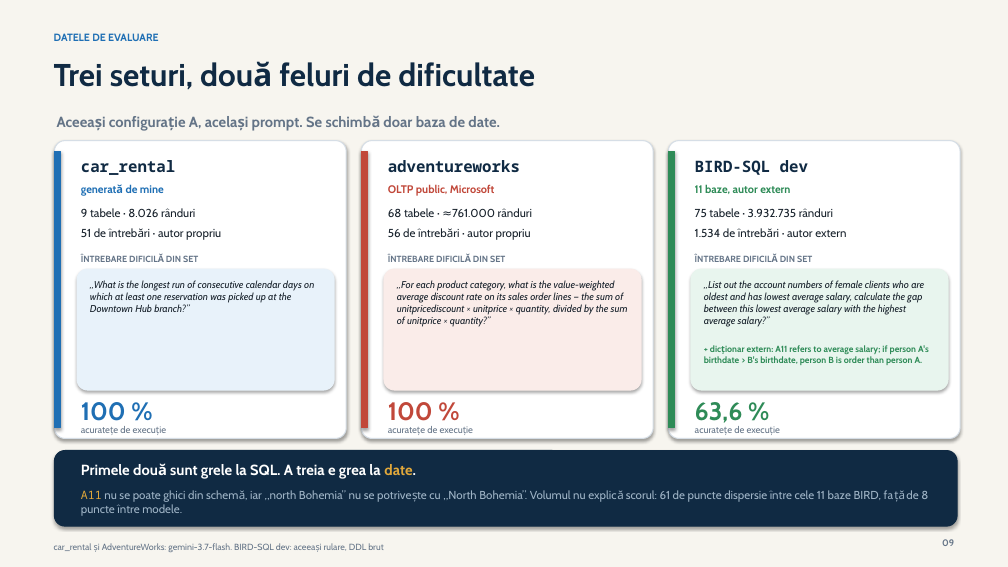
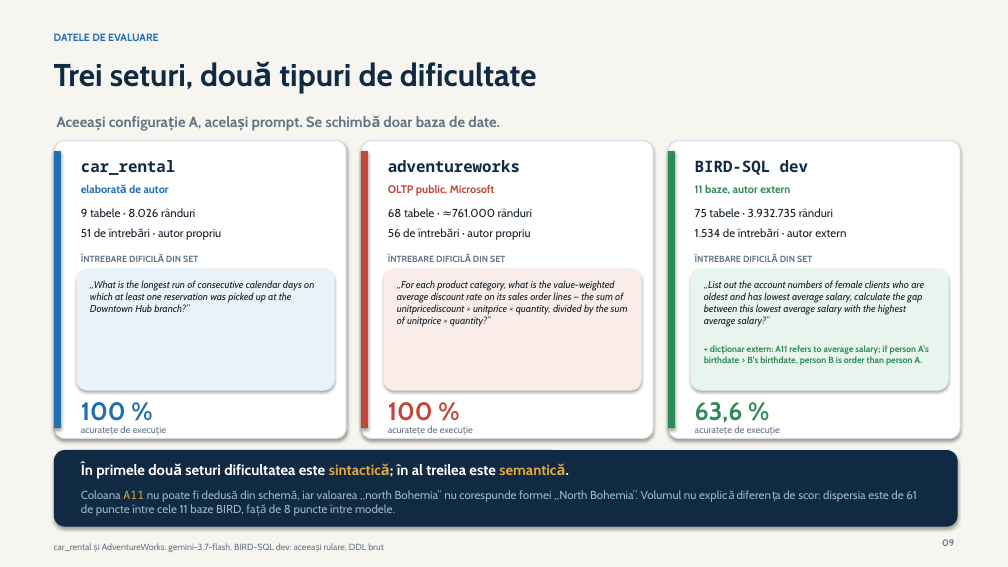
Before and after one commit to AlexandruDodita/Natural-Language-to-SQL, a slide deck: slide 9 of docs/presentation/Sistem_text_to_SQL_Dodita_Alexandru.pptx. Drawn at 1008x567 pixels with LibreOffice and Linux fonts; fonts in the diff are those of the drawing. Boxes give left, top, right and bottom in pixels: in the first picture for what was removed or moved away, otherwise in the second. Text is boxed around its words. In the diff, an @@ line names an element or a change of style, - is before the commit and + after.

```diff
--- a/docs/presentation/Sistem_text_to_SQL_Dodita_Alexandru.pptx
+++ b/docs/presentation/Sistem_text_to_SQL_Dodita_Alexandru.pptx
@@ text at [54, 62, 537, 93]: text changed @@
-Trei seturi, două feluri de dificultate
+Trei seturi, două tipuri de dificultate
@@ text at [129, 185, 169, 193]: text changed @@
-generată de mine
+elaborată de autor
@@ text at [81, 462, 569, 479]: text changed @@
-Primele două sunt grele la SQL. A treia e grea la date.
+În primele două seturi dificultatea este sintactică; în al treilea este semantică.
@@ text at [81, 490, 917, 516]: text changed @@
-A11 nu se poate ghici din schemă, iar „north Bohemia” nu se potrivește cu „North Bohemia”. Volumul nu explică scorul: 61 de puncte dispersie între cele 11 baze BIRD, față de 8 puncte între modele.
+Coloana A11 nu poate fi dedusă din schemă, iar valoarea „north Bohemia” nu corespunde formei „North Bohemia”. Volumul nu explică diferența de scor: dispersia este de 61 de puncte între cele 11 baze BIRD, față de 8 puncte între modele.
```
Also in this commit, not shown: 1 other slide changed, 1 other file.
